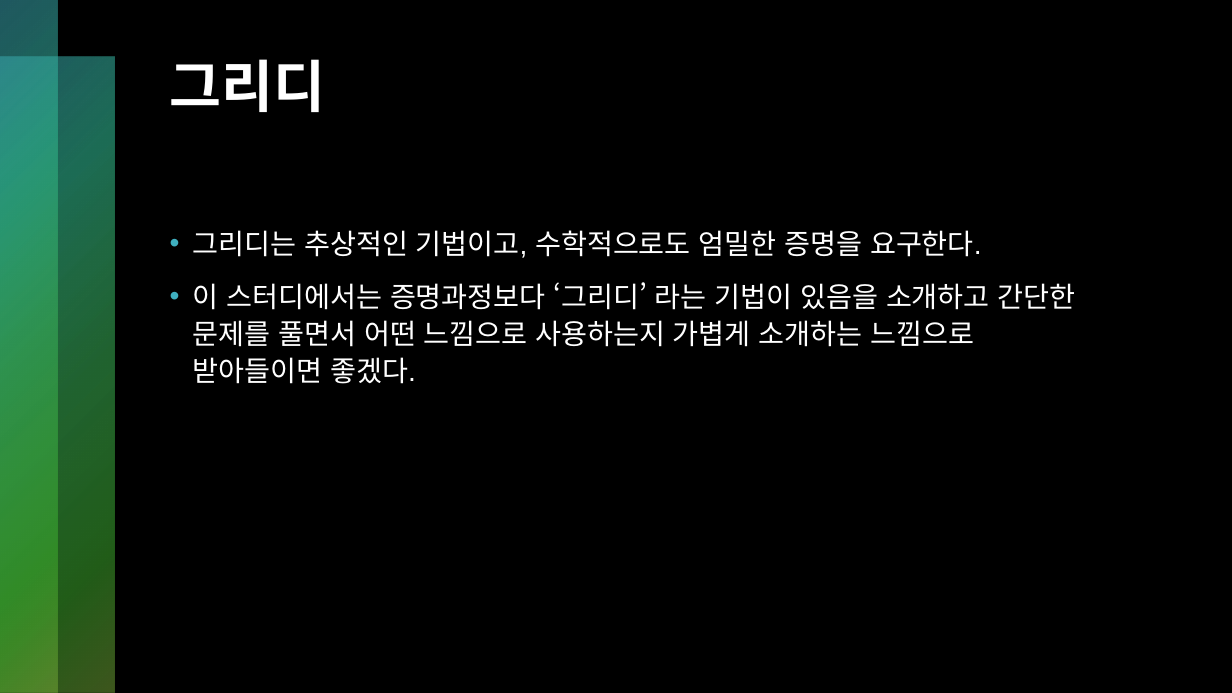
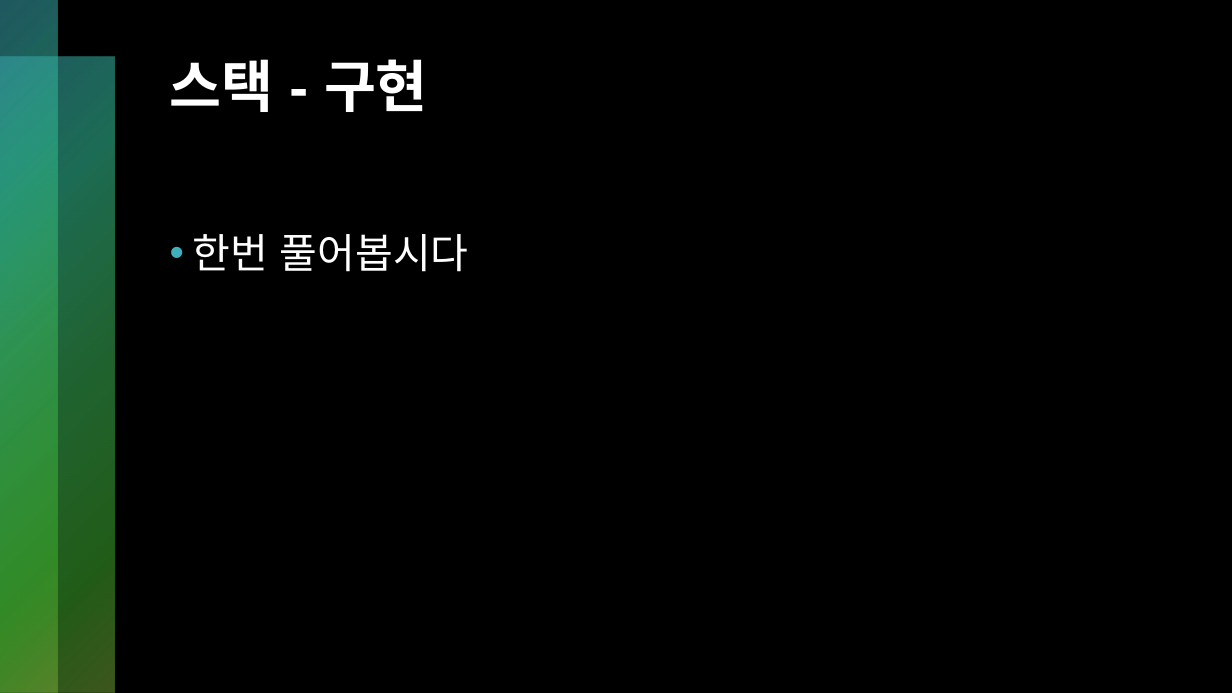
Before and after one commit to kckc0608/hiarc-2024-1-basic-study, a slide deck: slide 11 of [2024-1 기초 스터디] 8. 스택, 큐, 덱.pptx (slide 10 before the commit). Drawn at 1232x693 pixels with LibreOffice and Linux fonts; fonts in the diff are those of the drawing. Boxes give left, top, right and bottom in pixels: in the first picture for what was removed or moved away, otherwise in the second. Text is boxed around its words. In the diff, an @@ line names an element or a change of style, - is before the commit and + after.

```diff
--- a/[2024-1 기초 스터디] 8. 스택, 큐, 덱.pptx
+++ b/[2024-1 기초 스터디] 8. 스택, 큐, 덱.pptx
@@ title at (170,59,428,112): text changed @@
-그리디
+스택 - 구현
@@ text at (193,234,469,272): text changed; size 22 to 32 pt @@
-• 그리디는 추상적인 기법이고, 수학적으로도 엄밀한 증명을 요구한다.
-• 이 스터디에서는 증명과정보다 ‘그리디’ 라는 기법이 있음을 소개하고 간단한 문제를 풀면서 어떤 느낌으로 사용하는지 가볍게 소개하는 느낌으로 받아들이면 좋겠다.
+• 한번 풀어봅시다
```
Also in this commit, not shown: 4 other slides changed, 39 slides added, 7 slides removed, 12 other files.
